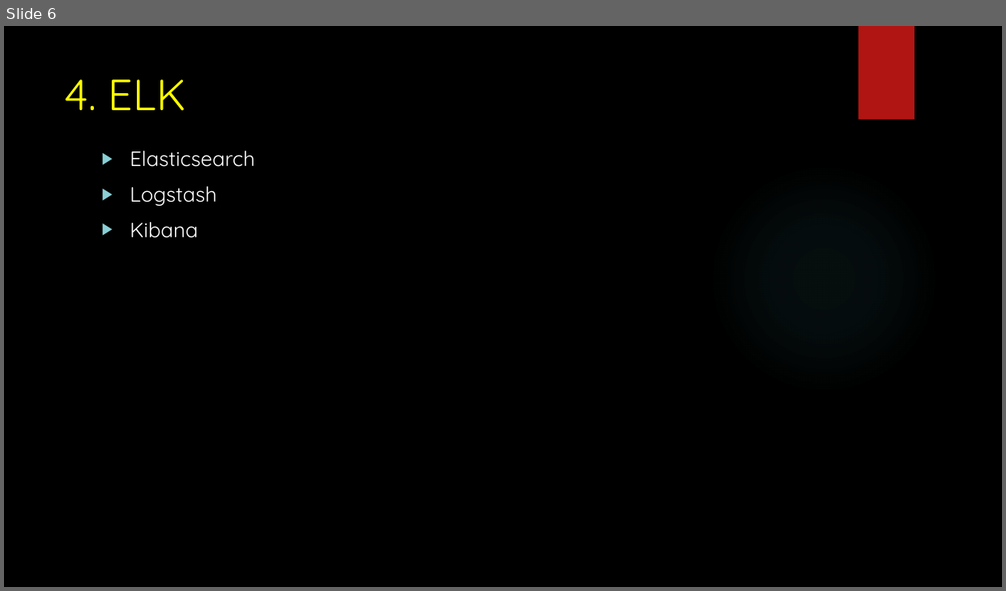
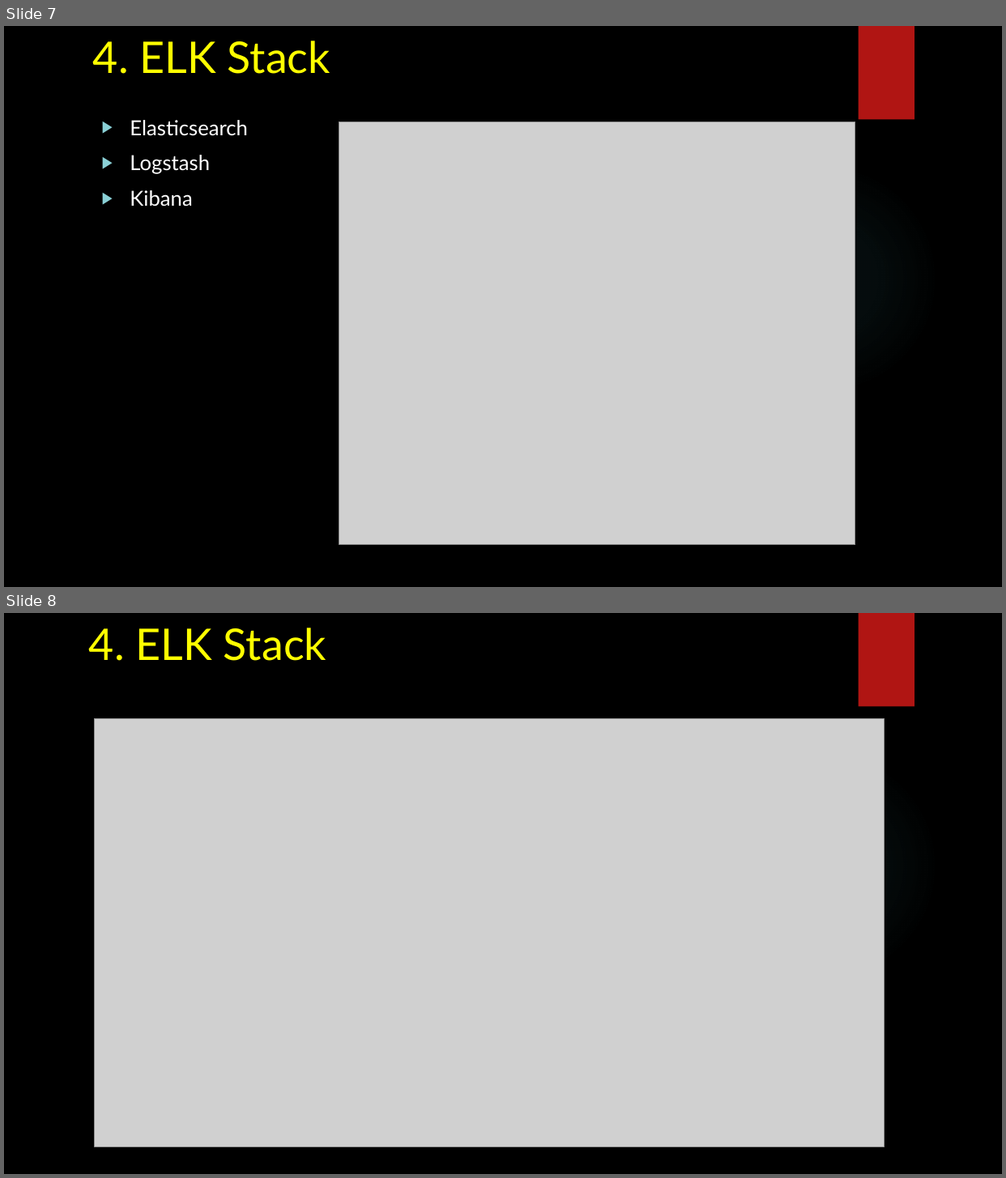
Before and after one commit to PhatBK/videojs-event-tracking-plugin, a slide deck: serminal/slides.pptx. Shown one above the other, each under a label of ours: slide 6 before the commit, slides 7 and 8 after it. The pictures are 1006x591 and 1006x1178 pixels, drawn with LibreOffice and Linux fonts; fonts in the diff are those of the drawing; grey boxes stand for pictures; background and template pictures are left out. Boxes give left, top, right and bottom in pixels: in the first picture for what was removed or moved away, otherwise in the second. Text is boxed around its words. In the diff, an @@ line names an element or a change of style, - is before the commit and + after.

```diff
--- a/serminal/slides.pptx
+++ b/serminal/slides.pptx
@@ slide 8 added at box(4, 613, 1002, 1174), background picture (left out); not listed: 2 template elements that a slide beside it also shows @@
@@ title added at box(89, 628, 326, 661), 42 pt, text #FFFF00 @@
+4. ELK Stack
@@ picture added at box(95, 719, 885, 1148) @@
@@ what was slide 6 is now slide 7 @@
@@ slide 7 changed as well @@
@@ title at box(93, 41, 330, 74): text changed; font Quicksand to Lato @@
-4. ELK
+4. ELK Stack
@@ text "Elasticsearch": place and size @@
-text "Elasticsearch" at box(130, 151, 254, 238)
+text "Elasticsearch" at box(130, 120, 248, 207)
@@ text "Elasticsearch" at box(130, 120, 248, 207): font Quicksand to Lato @@
@@ picture added at box(339, 122, 856, 544) @@
```
Also in this commit, not shown: 9 other slides changed, 4 other slides added, 1 slide removed.
